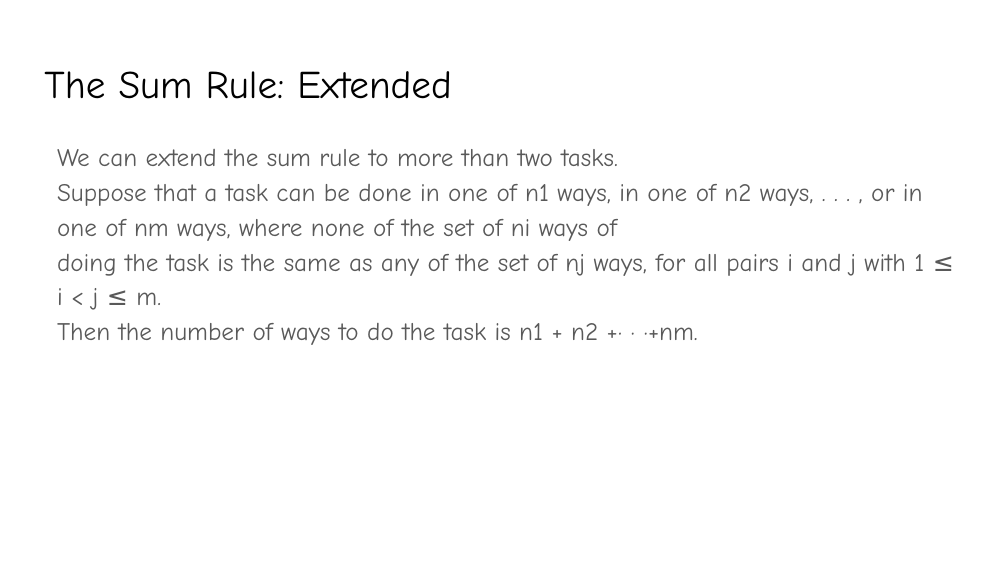
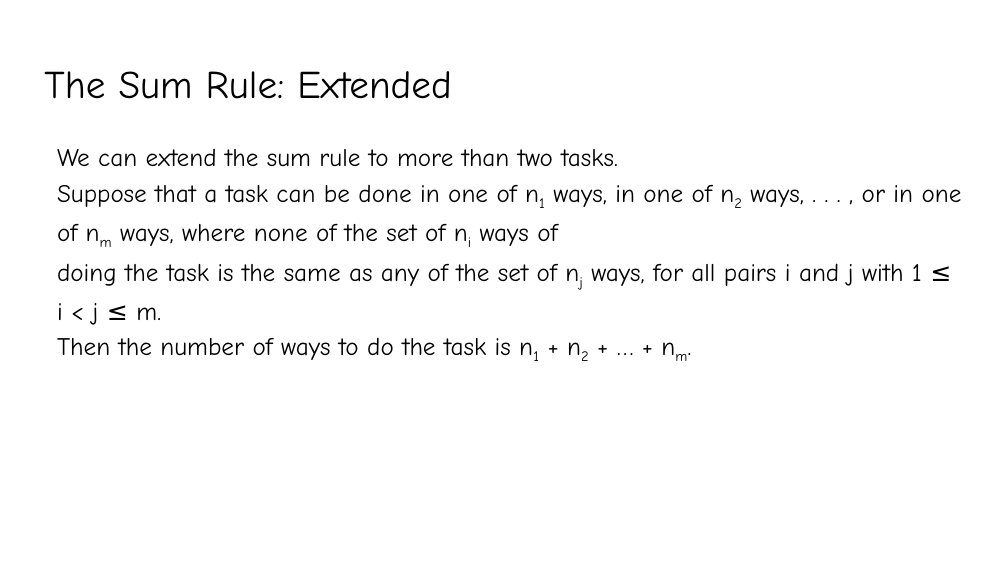
Before and after one commit to YeasirRayhanPrince/yeasirrayhanprince.github.io, a slide deck: slide 12 of cse106/slides/Lecture7.pptx. Drawn at 1008x567 pixels with LibreOffice and Linux fonts; fonts in the diff are those of the drawing. Boxes give left, top, right and bottom in pixels: in the first picture for what was removed or moved away, otherwise in the second. Text is boxed around its words. In the diff, an @@ line names an element or a change of style, - is before the commit and + after.

```diff
--- a/cse106/slides/Lecture7.pptx
+++ b/cse106/slides/Lecture7.pptx
@@ text at <box>57,149,962,325</box>: text colour #595959 to #000000 in "We can extend the sum rule to ...", "doing the task is the same as ..."; now subscript in "n1 n2 nm ni", "nj" @@
@@ text at <box>57,337,511,360</box>: text changed; text colour #595959 to #000000 @@
-Then the number of ways to do the task is n1 + n2 +· · ·+nm.
+Then the number of ways to do the task is n1 + n2 + … + nm.
```
Also in this commit, not shown: 16 other slides changed, 3 slides added, 1 other file.
